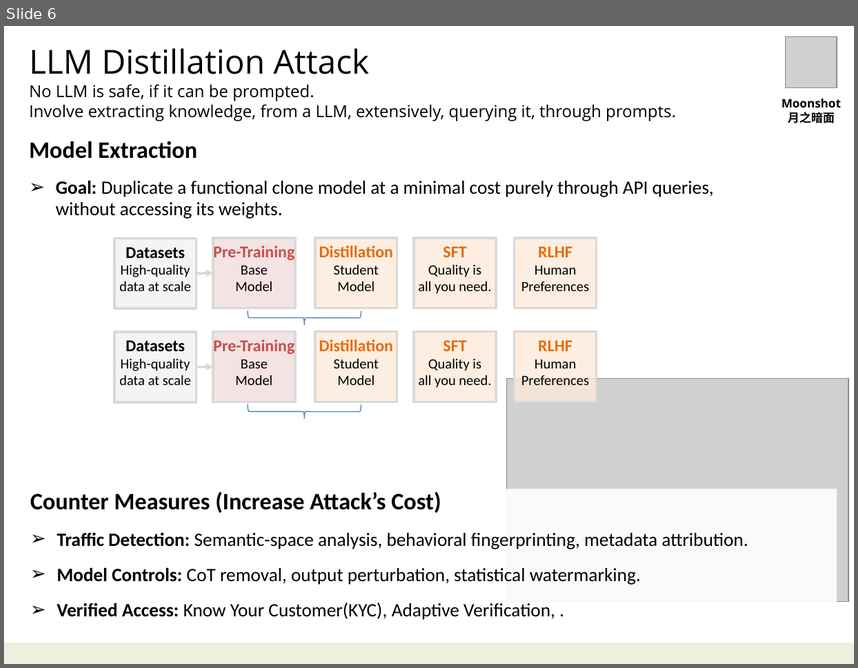
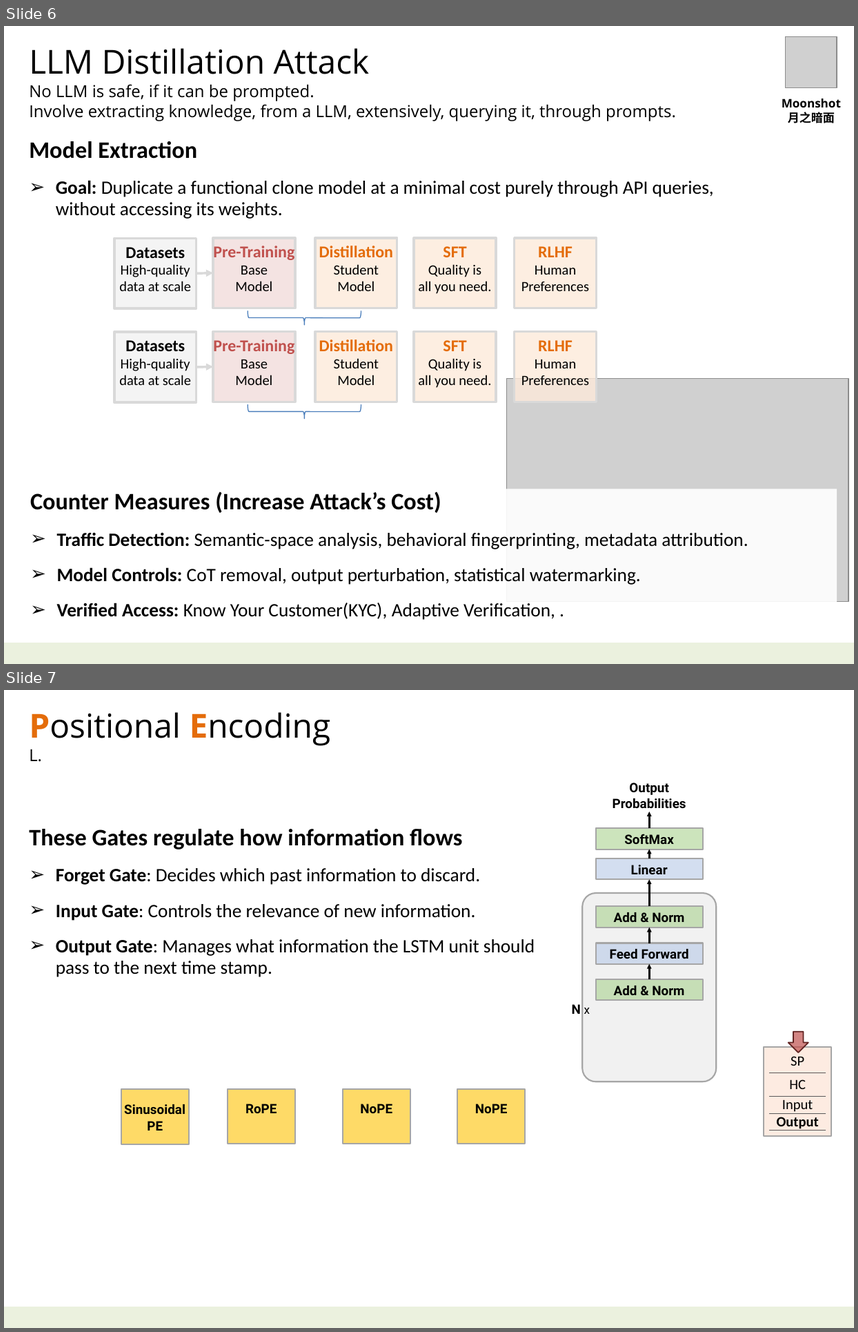
Before and after one commit to navibator/crazy-ai, a slide deck: ai-deepseek.pptx. Shown one above the other, each under a label of ours: slide 6 before the commit, slides 6 and 7 after it. The pictures are 858x668 and 858x1332 pixels, drawn with LibreOffice and Linux fonts; fonts in the diff are those of the drawing; grey boxes stand for pictures. Boxes give left, top, right and bottom in pixels: in the first picture for what was removed or moved away, otherwise in the second. Text is boxed around its words. In the diff, an @@ line names an element or a change of style, - is before the commit and + after.

```diff
--- a/ai-deepseek.pptx
+++ b/ai-deepseek.pptx
@@ slide 7 added at (x1=4, y1=690, x2=854, y2=1328), background #FFFFFF; not listed: 1 template element that a slide beside it also shows @@
@@ text added at (x1=29, y1=712, x2=331, y2=762), 28 pt, text #000000 @@
+Positional Encoding
+L.
@@ text added at (x1=613, y1=782, x2=686, y2=812), 11 pt, text #000000, bold @@
+Output
+Probabilities
@@ arrow added from (649, 829) to (649, 811), #000000 1.5 pt @@
@@ text added at (x1=29, y1=829, x2=535, y2=977), 16 pt, text #000000 @@
+These Gates regulate how information flows
+➢ Forget Gate: Decides which past information to discard.
+➢ Input Gate: Controls the relevance of new information.
+➢ Output Gate: Manages what information the LSTM unit should pass to the next time stamp.
@@ rectangle added at (x1=595, y1=829, x2=703, y2=850), fill #AAD290 at 60% opacity, outline #A6A6A6 1.25 pt, 11 pt, text #000000, bold @@
+SoftMax
@@ arrow added from (649, 858) to (649, 849), #000000 1.5 pt @@
@@ rectangle added at (x1=595, y1=858, x2=703, y2=880), fill #B7C9E7 at 60% opacity, outline #A6A6A6 1.25 pt, 11 pt, text #000000, bold @@
+Linear
@@ rounded rectangle added at (x1=582, y1=893, x2=715, y2=1082), fill #DDDDDD at 40% opacity, outline #A6A6A6 1.25 pt @@
@@ arrow added from (649, 906) to (649, 880), #000000 1.5 pt @@
@@ rectangle added at (x1=595, y1=906, x2=703, y2=927), fill #AAD290 at 60% opacity, outline #A6A6A6 1.25 pt, 11 pt, text #000000, bold @@
+Add & Norm
@@ arrow added from (649, 943) to (649, 927), #000000 1.5 pt @@
@@ rectangle added at (x1=595, y1=943, x2=703, y2=965), fill #B7C9E7 at 60% opacity, outline #A6A6A6 1.25 pt, 11 pt, text #000000, bold @@
+Feed Forward
@@ rectangle added at (x1=595, y1=979, x2=703, y2=1000), fill #AAD290 at 60% opacity, outline #A6A6A6 1.25 pt, 11 pt, text #000000, bold @@
+Add & Norm
@@ arrow added from (649, 979) to (649, 964), #000000 1.5 pt @@
@@ text added at (x1=572, y1=1004, x2=590, y2=1014), 11 pt, text #000000, bold @@
+N x
@@ down arrow added at (x1=789, y1=1032, x2=809, y2=1053), fill #C0504D at 70% opacity, outline #632523 1 pt @@
@@ rectangle added at (x1=764, y1=1047, x2=832, y2=1136), fill #FDE7DA at 80% opacity, outline #A6A6A6 1.25 pt @@
@@ table added at (x1=769, y1=1049, x2=826, y2=1133), 4 rows, 1 columns @@
+SP
+HC
+Input
+Output
@@ rectangle added at (x1=121, y1=1089, x2=190, y2=1143), fill #FEC203 at 60% opacity, outline #A6A6A6 1.25 pt, 11 pt, text #000000, bold @@
+Sinusoidal
+PE
@@ rectangle added at (x1=228, y1=1089, x2=296, y2=1143), fill #FEC203 at 60% opacity, outline #A6A6A6 1.25 pt, 11 pt, text #000000, bold @@
+RoPE
@@ rectangle added at (x1=342, y1=1089, x2=410, y2=1143), fill #FEC203 at 60% opacity, outline #A6A6A6 1.25 pt, 11 pt, text #000000, bold @@
+NoPE
@@ rectangle added at (x1=457, y1=1089, x2=525, y2=1143), fill #FEC203 at 60% opacity, outline #A6A6A6 1.25 pt, 11 pt, text #000000, bold @@
+NoPE
```
Also in this commit, not shown: 2 other slides added, 2 other files.
